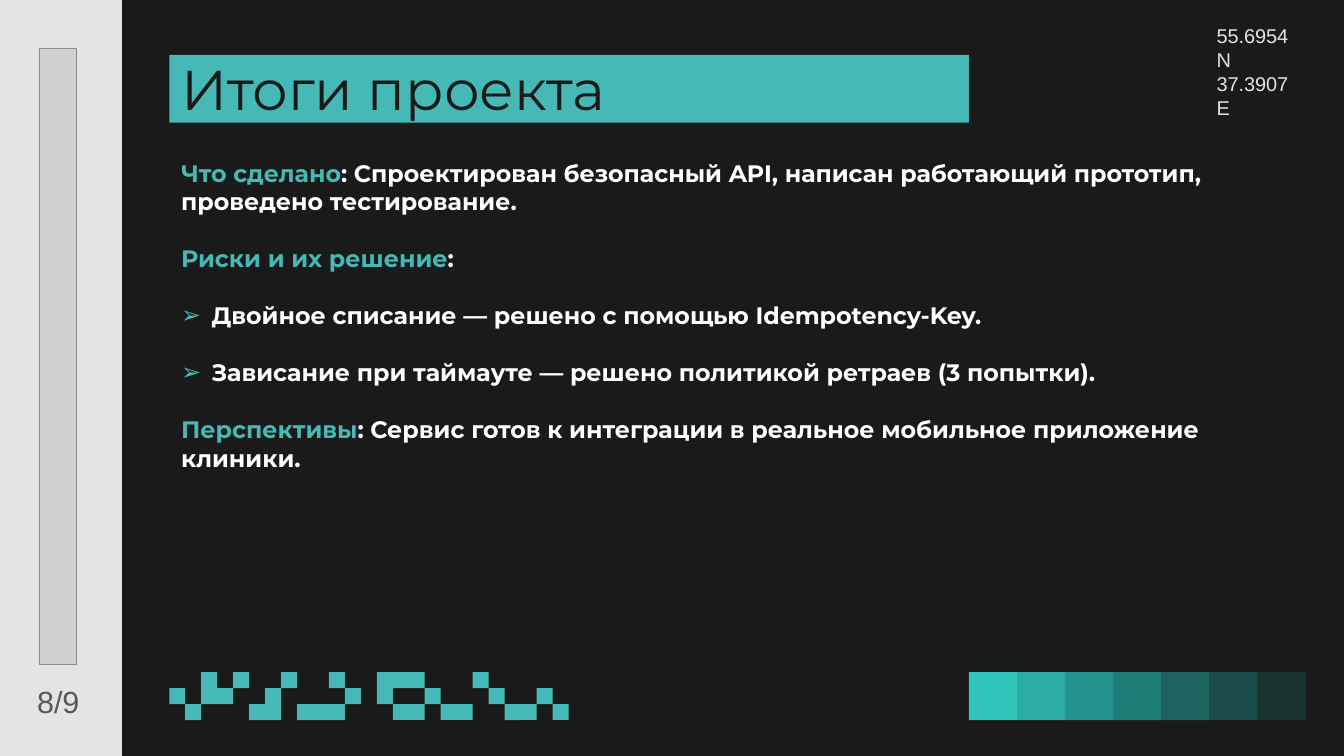
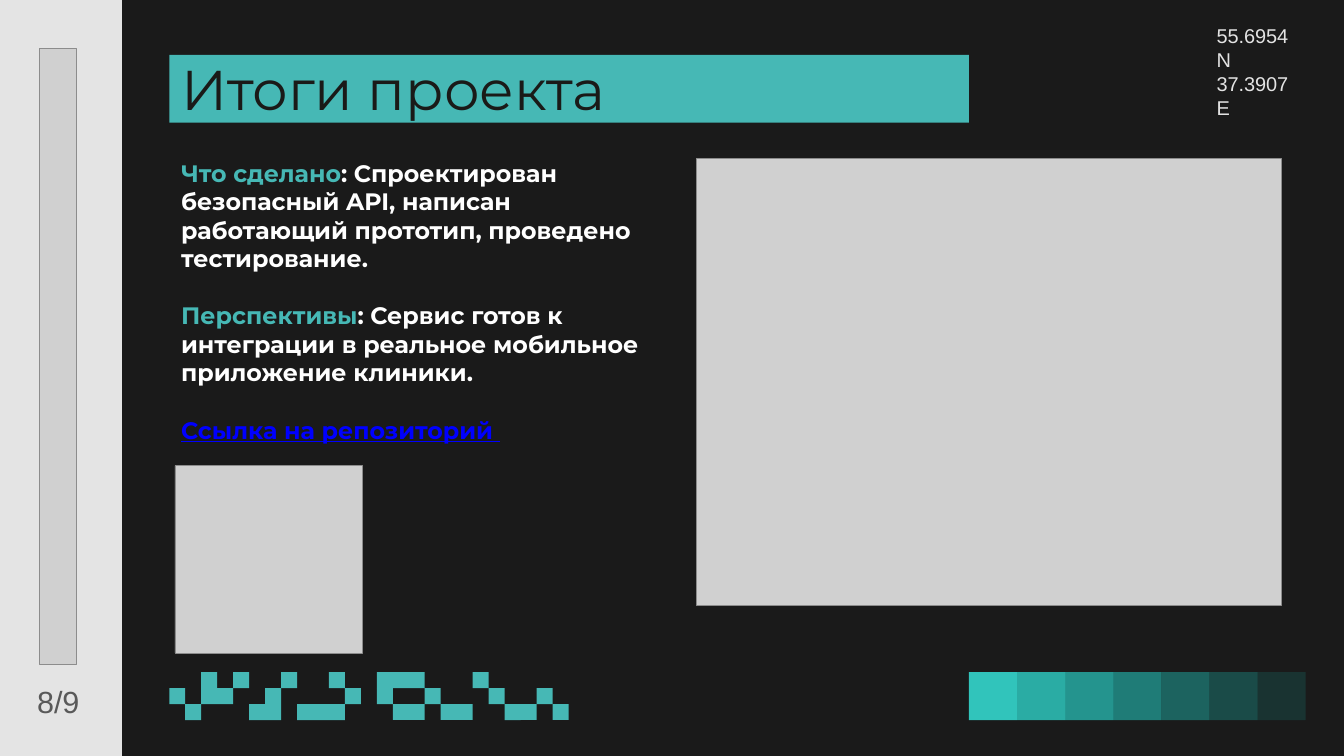
Before and after one commit to annasirobokova82-web/team_1_case_1, a slide deck: slide 8 of 06_презентация_и_приложение/Презентация.pptx. Drawn at 1344x756 pixels with LibreOffice and Linux fonts; fonts in the diff are those of the drawing; grey boxes stand for pictures; background and template pictures are left out. Boxes give left, top, right and bottom in pixels: in the first picture for what was removed or moved away, otherwise in the second. Text is boxed around its words. In the diff, an @@ line names an element or a change of style, - is before the commit and + after.

```diff
--- a/06_презентация_и_приложение/Презентация.pptx
+++ b/06_презентация_и_приложение/Презентация.pptx
@@ picture added at [696, 158, 1281, 605] @@
@@ text at [181, 250, 1095, 386]: paragraphs removed @@
-Риски и их решение:
-          ➢ Двойное списание — решено с помощью Idempotency-Key.
-➢ Зависание при таймауте — решено политикой ретраев (3 попытки).
@@ text at [181, 421, 493, 444]: paragraph added @@
+Ссылка на репозиторий
@@ picture added at [175, 466, 362, 653] @@
```
Also in this commit, not shown: 3 other slides changed, 8 other files.
